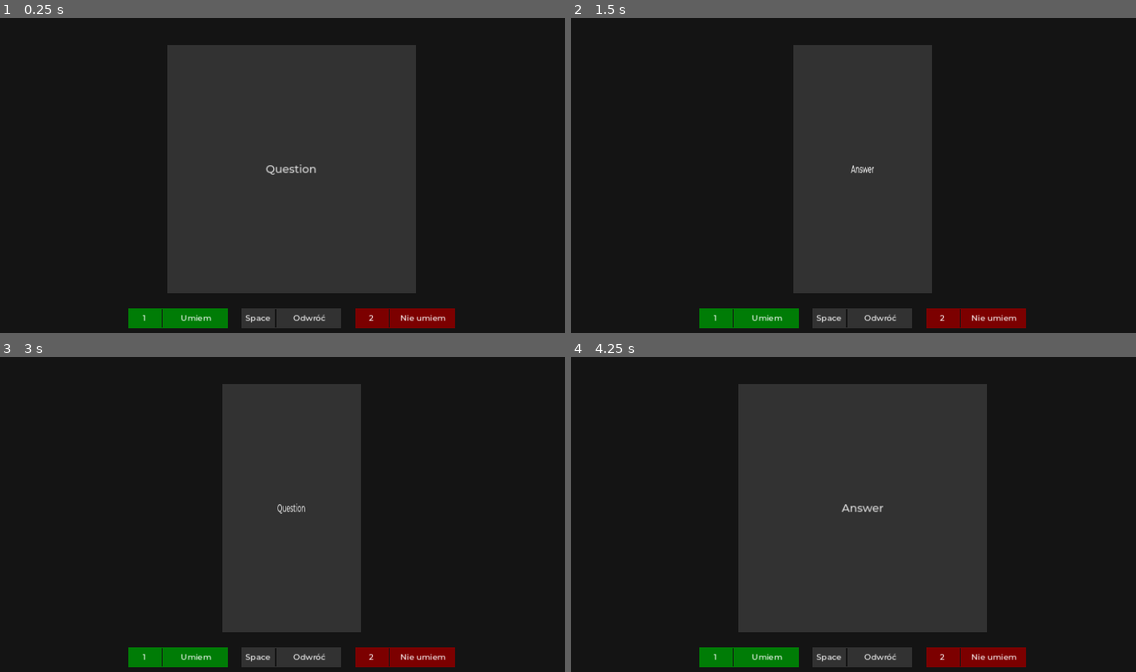
Above: before the commit, frames 1-4 (two rows, left to right).
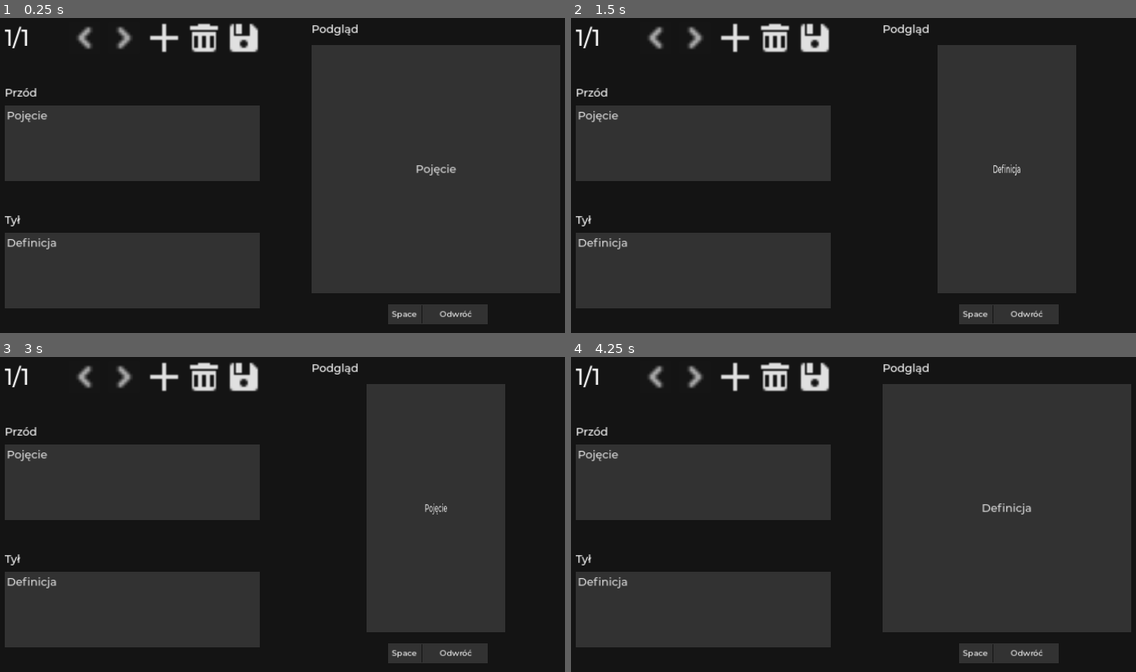
Above: after the commit, the same moments.

Repository: eatablekolas/FiszKit
Game: Godot game, scene res://scenes/editor.tscn
The game is run twice, just before and just after one commit, with the same random seed, the same clock (stepped at 60 frames per second) and the same inputs. Before the commit the project starts from res://main.tscn.
Inputs (mouse positions are in pixels of both pictures, inside the frame that each line leads up to; where the layout moved, square brackets give the same spot in the first picture):
- Up to frame 1 (0.25 s): no input
- Up to frame 2 (1.5 s): click "Question" (after the commit: "Pojęcie") at 0.5 s; click "Answer" (after the commit: "Definicja") at 1.25 s
- Up to frame 3 (3 s): click (163, 375) at 2.02 s; click (440, 653) [293, 656] at 2.75 s
- Up to frame 4 (4.25 s): click (774, 375) at 3.52 s

The runs differ from the first frame. In frame 1, 53% of the frame differs, in the area x 0-100%, y 1-99%; in frame 2, 60%, in the area x 0-90%, y 1-99%; in frame 3, 60%; in frame 4, 53%.

Commit message:
Dodano zaczątek edytora fiszek

Diff:
--- a/fiszka.gd
+++ /dev/null
@@ -1,15 +0,0 @@
-extends Control
-
-@export var anim_player: AnimationPlayer
-
-var on_front: bool = true
-
-func flip():
-	anim_player.play("flip_to_%s" % ("back" if on_front else "front"))
-	on_front = !on_front
-
-func _on_front_pressed():
-	flip()
-
-func _on_back_pressed():
-	flip()
--- /dev/null
+++ b/icons/add.svg
@@ -0,0 +1 @@
+<svg height="16" viewBox="0 0 16 16" width="16" xmlns="http://www.w3.org/2000/svg"><path d="m7 1v6h-6v2h6v6h2v-6h6v-2h-6v-6z" fill="#e0e0e0"/></svg>
--- /dev/null
+++ b/icons/next.svg
@@ -0,0 +1 @@
+<svg height="12" width="12" viewBox="0 0 12 12" xmlns="http://www.w3.org/2000/svg"><path d="m4.5 9 3-3-3-3" fill="none" stroke="#e0e0e0" stroke-linecap="round" stroke-linejoin="round" stroke-width="2"/></svg>
--- /dev/null
+++ b/icons/prev.svg
@@ -0,0 +1 @@
+<svg height="12" width="12" viewBox="0 0 12 12" xmlns="http://www.w3.org/2000/svg"><path d="m7.5 3-3 3 3 3" fill="none" stroke="#e0e0e0" stroke-linecap="round" stroke-linejoin="round" stroke-width="2"/></svg>
--- /dev/null
+++ b/icons/remove.svg
@@ -0,0 +1 @@
+<svg height="16" viewBox="0 0 16 16" width="16" xmlns="http://www.w3.org/2000/svg"><path d="m5 1v1h-4v2h14v-2h-4v-1zm-3 4v8a2 2 0 0 0 2 2h8a2 2 0 0 0 2-2v-8zm1 2h2v6h-2zm4 0h2v6h-2zm4 0h2v6h-2z" fill="#e0e0e0"/></svg>
--- /dev/null
+++ b/icons/save.svg
@@ -0,0 +1 @@
+<svg height="16" viewBox="0 0 16 16" width="16" xmlns="http://www.w3.org/2000/svg"><path d="M3 1a2 2 0 0 0-2 2v10a2 2 0 0 0 2 2h10a2 2 0 0 0 2-2V4l-3-3h-1v6H3zm1 0v5h3V1zm4 8a1 1 0 0 1 0 4 1 1 0 0 1 0-4z" fill="#e0e0e0"/></svg>
--- a/project.godot
+++ b/project.godot
@@ -11,7 +11,7 @@
 [application]
 
 config/name="FiszKit"
-run/main_scene="res://main.tscn"
+run/main_scene="res://scenes/editor.tscn"
 config/features=PackedStringArray("4.2", "GL Compatibility")
 config/icon="res://icon.svg"
 
@@ -24,7 +24,10 @@
 [file_customization]
 
 folder_colors={
-"res://fonts/": "gray"
+"res://fonts/": "gray",
+"res://icons/": "purple",
+"res://scenes/": "green",
+"res://scripts/": "blue"
 }
 
 [input]
--- /dev/null
+++ b/scenes/editor.tscn
@@ -0,0 +1,322 @@
+[gd_scene load_steps=19 format=3 uid="uid://6v7dbpddrhba"]
+
+[ext_resource type="Script" path="res://scripts/editor.gd" id="1_euqyp"]
+[ext_resource type="PackedScene" uid="uid://wqdq214fan6x" path="res://scenes/fiszka.tscn" id="1_gg06g"]
+[ext_resource type="Script" path="res://scripts/manager.gd" id="2_31s6l"]
+[ext_resource type="Texture2D" uid="uid://cmqhxemuw50o1" path="res://icons/remove.svg" id="2_73tn2"]
+[ext_resource type="Theme" uid="uid://6lcuxchomd8x" path="res://theme.tres" id="2_qm7v1"]
+[ext_resource type="FontFile" uid="uid://bley2lrblcl16" path="res://fonts/Montserrat-Medium.ttf" id="3_utxi2"]
+[ext_resource type="Script" path="res://scenes/font_scale.gd" id="4_wa4jv"]
+[ext_resource type="Texture2D" uid="uid://ci5rveg62tkk6" path="res://icons/add.svg" id="4_wp60a"]
+[ext_resource type="Texture2D" uid="uid://d2lefa78exm7r" path="res://icons/next.svg" id="5_05ik5"]
+[ext_resource type="Texture2D" uid="uid://bubvq1a32k1op" path="res://icons/prev.svg" id="6_4w7lg"]
+[ext_resource type="Texture2D" uid="uid://8kc4b0kechur" path="res://icons/save.svg" id="8_hy8bs"]
+
+[sub_resource type="StyleBoxEmpty" id="StyleBoxEmpty_8tmrf"]
+
+[sub_resource type="StyleBoxEmpty" id="StyleBoxEmpty_0gr50"]
+
+[sub_resource type="StyleBoxEmpty" id="StyleBoxEmpty_hfpfs"]
+
+[sub_resource type="StyleBoxEmpty" id="StyleBoxEmpty_gu666"]
+
+[sub_resource type="StyleBoxEmpty" id="StyleBoxEmpty_iws1c"]
+
+[sub_resource type="InputEventKey" id="InputEventKey_u7cbq"]
+device = -1
+keycode = 32
+unicode = 32
+
+[sub_resource type="Shortcut" id="Shortcut_7ykut"]
+events = [SubResource("InputEventKey_u7cbq")]
+
+[node name="UI" type="Control" node_paths=PackedStringArray("manager", "front_text", "back_text", "fiszka")]
+layout_mode = 3
+anchors_preset = 15
+anchor_right = 1.0
+anchor_bottom = 1.0
+grow_horizontal = 2
+grow_vertical = 2
+script = ExtResource("1_euqyp")
+manager = NodePath("Manager")
+front_text = NodePath("EditScreen/Front")
+back_text = NodePath("EditScreen/Back")
+fiszka = NodePath("PreviewScreen/Fiszka")
+
+[node name="Manager" type="Control" parent="."]
+visible = false
+anchors_preset = 0
+offset_right = 40.0
+offset_bottom = 40.0
+script = ExtResource("2_31s6l")
+
+[node name="Background" type="ColorRect" parent="."]
+layout_mode = 1
+anchors_preset = 15
+anchor_right = 1.0
+anchor_bottom = 1.0
+grow_horizontal = 2
+grow_vertical = 2
+color = Color(0.0784314, 0.0784314, 0.0784314, 1)
+
+[node name="EditScreen" type="Control" parent="."]
+layout_mode = 1
+anchors_preset = 9
+anchor_bottom = 1.0
+offset_right = 640.0
+grow_vertical = 2
+
+[node name="Counter" type="Label" parent="EditScreen"]
+layout_mode = 0
+offset_left = 64.0
+offset_top = 64.0
+offset_right = 192.0
+offset_bottom = 128.0
+theme = ExtResource("2_qm7v1")
+theme_override_font_sizes/font_size = 44
+text = "1/1"
+vertical_alignment = 1
+script = ExtResource("4_wa4jv")
+
+[node name="Prev" type="TextureRect" parent="EditScreen"]
+layout_mode = 0
+offset_left = 192.0
+offset_top = 64.0
+offset_right = 256.0
+offset_bottom = 128.0
+texture = ExtResource("6_4w7lg")
+
+[node name="PrevButton" type="Button" parent="EditScreen/Prev"]
+layout_mode = 1
+anchors_preset = 15
+anchor_right = 1.0
+anchor_bottom = 1.0
+grow_horizontal = 2
+grow_vertical = 2
+theme_override_styles/normal = SubResource("StyleBoxEmpty_8tmrf")
+theme_override_styles/hover = SubResource("StyleBoxEmpty_0gr50")
+theme_override_styles/focus = SubResource("StyleBoxEmpty_hfpfs")
+disabled = true
+
+[node name="Next" type="TextureRect" parent="EditScreen"]
+layout_mode = 0
+offset_left = 272.0
+offset_top = 64.0
+offset_right = 336.0
+offset_bottom = 128.0
+texture = ExtResource("5_05ik5")
+
+[node name="NextButton" type="Button" parent="EditScreen/Next"]
+layout_mode = 1
+anchors_preset = 15
+anchor_right = 1.0
+anchor_bottom = 1.0
+grow_horizontal = 2
+grow_vertical = 2
+theme_override_styles/normal = SubResource("StyleBoxEmpty_8tmrf")
+theme_override_styles/hover = SubResource("StyleBoxEmpty_0gr50")
+theme_override_styles/focus = SubResource("StyleBoxEmpty_hfpfs")
+disabled = true
+
+[node name="Add" type="TextureRect" parent="EditScreen"]
+layout_mode = 0
+offset_left = 352.0
+offset_top = 64.0
+offset_right = 416.0
+offset_bottom = 128.0
+texture = ExtResource("4_wp60a")
+
+[node name="AddButton" type="Button" parent="EditScreen/Add"]
+layout_mode = 1
+anchors_preset = 15
+anchor_right = 1.0
+anchor_bottom = 1.0
+grow_horizontal = 2
+grow_vertical = 2
+theme_override_styles/normal = SubResource("StyleBoxEmpty_8tmrf")
+theme_override_styles/hover = SubResource("StyleBoxEmpty_0gr50")
+theme_override_styles/focus = SubResource("StyleBoxEmpty_hfpfs")
+
+[node name="Remove" type="TextureRect" parent="EditScreen"]
+layout_mode = 0
+offset_left = 432.0
+offset_top = 64.0
+offset_right = 496.0
+offset_bottom = 128.0
+texture = ExtResource("2_73tn2")
+
+[node name="RemoveButton" type="Button" parent="EditScreen/Remove"]
+layout_mode = 1
+anchors_preset = 15
+anchor_right = 1.0
+anchor_bottom = 1.0
+grow_horizontal = 2
+grow_vertical = 2
+theme_override_styles/normal = SubResource("StyleBoxEmpty_8tmrf")
+theme_override_styles/hover = SubResource("StyleBoxEmpty_0gr50")
+theme_override_styles/focus = SubResource("StyleBoxEmpty_hfpfs")
+
+[node name="Save" type="TextureRect" parent="EditScreen"]
+layout_mode = 0
+offset_left = 512.0
+offset_top = 64.0
+offset_right = 576.0
+offset_bottom = 128.0
+texture = ExtResource("8_hy8bs")
+
+[node name="SaveButton" type="Button" parent="EditScreen/Save"]
+layout_mode = 1
+anchors_preset = 15
+anchor_right = 1.0
+anchor_bottom = 1.0
+grow_horizontal = 2
+grow_vertical = 2
+theme_override_styles/normal = SubResource("StyleBoxEmpty_8tmrf")
+theme_override_styles/hover = SubResource("StyleBoxEmpty_0gr50")
+theme_override_styles/focus = SubResource("StyleBoxEmpty_hfpfs")
+
+[node name="FrontLabel" type="Label" parent="EditScreen"]
+layout_mode = 0
+offset_left = 64.0
+offset_top = 192.0
+offset_right = 158.0
+offset_bottom = 220.0
+theme = ExtResource("2_qm7v1")
+text = "Przód"
+
+[node name="Front" type="TextEdit" parent="EditScreen"]
+layout_mode = 1
+offset_left = 64.0
+offset_top = 232.0
+offset_right = 576.0
+offset_bottom = 384.0
+theme = ExtResource("2_qm7v1")
+theme_override_colors/background_color = Color(0.196078, 0.196078, 0.196078, 1)
+text = "Pojęcie"
+wrap_mode = 1
+
+[node name="BackLabel" type="Label" parent="EditScreen"]
+layout_mode = 0
+offset_left = 64.0
+offset_top = 448.0
+offset_right = 158.0
+offset_bottom = 476.0
+theme = ExtResource("2_qm7v1")
+text = "Tył"
+
+[node name="Back" type="TextEdit" parent="EditScreen"]
+layout_mode = 1
+offset_left = 64.0
+offset_top = 488.0
+offset_right = 576.0
+offset_bottom = 640.0
+theme = ExtResource("2_qm7v1")
+theme_override_colors/background_color = Color(0.196078, 0.196078, 0.196078, 1)
+text = "Definicja"
+wrap_mode = 1
+
+[node name="PreviewScreen" type="Control" parent="."]
+layout_mode = 1
+anchors_preset = 9
+anchor_bottom = 1.0
+offset_left = 640.0
+offset_right = 1280.0
+grow_vertical = 2
+
+[node name="Label" type="Label" parent="PreviewScreen"]
+layout_mode = 0
+offset_left = 40.0
+offset_top = 64.0
+offset_right = 134.0
+offset_bottom = 92.0
+theme = ExtResource("2_qm7v1")
+text = "Podgląd"
+
+[node name="Fiszka" parent="PreviewScreen" instance=ExtResource("1_gg06g")]
+layout_mode = 1
+anchors_preset = 6
+anchor_left = 1.0
+anchor_top = 0.5
+anchor_right = 1.0
+anchor_bottom = 0.5
+offset_left = -600.0
+offset_top = -250.0
+offset_right = -100.0
+offset_bottom = 250.0
+grow_horizontal = 0
+grow_vertical = 2
+
+[node name="FlipHint" type="ColorRect" parent="PreviewScreen"]
+layout_mode = 1
+anchors_preset = 7
+anchor_left = 0.5
+anchor_top = 1.0
+anchor_right = 0.5
+anchor_bottom = 1.0
+offset_left = -126.0
+offset_top = -88.0
+offset_right = 74.0
+offset_bottom = -48.0
+grow_horizontal = 2
+grow_vertical = 0
+color = Color(0.196078, 0.196078, 0.196078, 1)
+
+[node name="Key" type="Label" parent="PreviewScreen/FlipHint"]
+layout_mode = 1
+anchors_preset = 9
+anchor_bottom = 1.0
+offset_left = 4.0
+offset_top = 8.0
+offset_right = 60.0
+offset_bottom = -8.0
+grow_vertical = 2
+theme_override_fonts/font = ExtResource("3_utxi2")
+text = "Space"
+horizontal_alignment = 1
+vertical_alignment = 1
+
+[node name="Action" type="Label" parent="PreviewScreen/FlipHint"]
+layout_mode = 1
+anchors_preset = 9
+anchor_bottom = 1.0
+offset_left = 76.0
+offset_top = 8.0
+offset_right = 196.0
+offset_bottom = -8.0
+grow_vertical = 2
+theme_override_fonts/font = ExtResource("3_utxi2")
+text = "Odwróć"
+horizontal_alignment = 1
+vertical_alignment = 1
+
+[node name="Border" type="ColorRect" parent="PreviewScreen/FlipHint"]
+layout_mode = 1
+anchors_preset = 13
+anchor_left = 0.5
+anchor_right = 0.5
+anchor_bottom = 1.0
+offset_left = -33.0
+offset_top = 2.0
+offset_right = -31.0
+offset_bottom = -2.0
+grow_horizontal = 2
+grow_vertical = 2
+color = Color(0.0784314, 0.0784314, 0.0784314, 1)
+
+[node name="FlipButton" type="Button" parent="PreviewScreen/FlipHint"]
+layout_mode = 1
+anchors_preset = 15
+anchor_right = 1.0
+anchor_bottom = 1.0
+grow_horizontal = 2
+grow_vertical = 2
+focus_mode = 0
+mouse_default_cursor_shape = 2
+theme_type_variation = &"FlatButton"
+theme_override_styles/normal = SubResource("StyleBoxEmpty_gu666")
+theme_override_styles/focus = SubResource("StyleBoxEmpty_iws1c")
+shortcut = SubResource("Shortcut_7ykut")
+
+[connection signal="text_changed" from="EditScreen/Front" to="." method="_on_front_text_changed"]
+[connection signal="text_changed" from="EditScreen/Back" to="." method="_on_back_text_changed"]
+[connection signal="pressed" from="PreviewScreen/FlipHint/FlipButton" to="." method="_on_flip_button_pressed"]
--- a/fiszka.tscn
+++ b/scenes/fiszka.tscn
@@ -1,7 +1,7 @@
 [gd_scene load_steps=9 format=3 uid="uid://wqdq214fan6x"]
 
 [ext_resource type="FontFile" uid="uid://bley2lrblcl16" path="res://fonts/Montserrat-Medium.ttf" id="1_0dde3"]
-[ext_resource type="Script" path="res://fiszka.gd" id="1_hdrsr"]
+[ext_resource type="Script" path="res://scripts/fiszka.gd" id="1_hdrsr"]
 
 [sub_resource type="Theme" id="Theme_kypju"]
 default_font = ExtResource("1_0dde3")
@@ -9,53 +9,14 @@
 
 [sub_resource type="StyleBoxEmpty" id="StyleBoxEmpty_lvjun"]
 
-[sub_resource type="Animation" id="Animation_kr64l"]
-length = 0.001
-tracks/0/type = "value"
-tracks/0/imported = false
-tracks/0/enabled = true
-tracks/0/path = NodePath("Background:scale")
-tracks/0/interp = 1
-tracks/0/loop_wrap = true
-tracks/0/keys = {
-"times": PackedFloat32Array(0),
-"transitions": PackedFloat32Array(1),
-"update": 0,
-"values": [Vector2(1, 1)]
-}
-tracks/1/type = "value"
-tracks/1/imported = false
-tracks/1/enabled = true
-tracks/1/path = NodePath("Background/Front:visible")
-tracks/1/interp = 1
-tracks/1/loop_wrap = true
-tracks/1/keys = {
-"times": PackedFloat32Array(0),
-"transitions": PackedFloat32Array(1),
-"update": 1,
-"values": [true]
-}
-tracks/2/type = "value"
-tracks/2/imported = false
-tracks/2/enabled = true
-tracks/2/path = NodePath("Background/Back:visible")
-tracks/2/interp = 1
-tracks/2/loop_wrap = true
-tracks/2/keys = {
-"times": PackedFloat32Array(0),
-"transitions": PackedFloat32Array(1),
-"update": 1,
-"values": [false]
-}
-
-[sub_resource type="Animation" id="Animation_vlnal"]
-resource_name = "flip"
+[sub_resource type="Animation" id="Animation_rj2ka"]
+resource_name = "flip_to_back"
 length = 0.5
 step = 0.05
 tracks/0/type = "value"
 tracks/0/imported = false
 tracks/0/enabled = true
-tracks/0/path = NodePath("Background:scale")
+tracks/0/path = NodePath(".:scale")
 tracks/0/interp = 1
 tracks/0/loop_wrap = true
 tracks/0/keys = {
@@ -67,7 +28,7 @@
 tracks/1/type = "value"
 tracks/1/imported = false
 tracks/1/enabled = true
-tracks/1/path = NodePath("Background/Front:visible")
+tracks/1/path = NodePath("Front:visible")
 tracks/1/interp = 1
 tracks/1/loop_wrap = true
 tracks/1/keys = {
@@ -79,7 +40,7 @@
 tracks/2/type = "value"
 tracks/2/imported = false
 tracks/2/enabled = true
-tracks/2/path = NodePath("Background/Back:visible")
+tracks/2/path = NodePath("Back:visible")
 tracks/2/interp = 1
 tracks/2/loop_wrap = true
 tracks/2/keys = {
@@ -89,14 +50,53 @@
 "values": [false, true]
 }
 
-[sub_resource type="Animation" id="Animation_mycwa"]
+[sub_resource type="Animation" id="Animation_wx6yg"]
+length = 0.001
+tracks/0/type = "value"
+tracks/0/imported = false
+tracks/0/enabled = true
+tracks/0/path = NodePath("Front:visible")
+tracks/0/interp = 1
+tracks/0/loop_wrap = true
+tracks/0/keys = {
+"times": PackedFloat32Array(0),
+"transitions": PackedFloat32Array(1),
+"update": 1,
+"values": [true]
+}
+tracks/1/type = "value"
+tracks/1/imported = false
+tracks/1/enabled = true
+tracks/1/path = NodePath("Back:visible")
+tracks/1/interp = 1
+tracks/1/loop_wrap = true
+tracks/1/keys = {
+"times": PackedFloat32Array(0),
+"transitions": PackedFloat32Array(1),
+"update": 1,
+"values": [false]
+}
+tracks/2/type = "value"
+tracks/2/imported = false
+tracks/2/enabled = true
+tracks/2/path = NodePath(".:scale")
+tracks/2/interp = 1
+tracks/2/loop_wrap = true
+tracks/2/keys = {
+"times": PackedFloat32Array(0),
+"transitions": PackedFloat32Array(1),
+"update": 0,
+"values": [Vector2(1, 1)]
+}
+
+[sub_resource type="Animation" id="Animation_pbngj"]
 resource_name = "flip_to_front"
 length = 0.5
 step = 0.05
 tracks/0/type = "value"
 tracks/0/imported = false
 tracks/0/enabled = true
-tracks/0/path = NodePath("Background:scale")
+tracks/0/path = NodePath(".:scale")
 tracks/0/interp = 1
 tracks/0/loop_wrap = true
 tracks/0/keys = {
@@ -108,7 +108,7 @@
 tracks/1/type = "value"
 tracks/1/imported = false
 tracks/1/enabled = true
-tracks/1/path = NodePath("Background/Front:visible")
+tracks/1/path = NodePath("Front:visible")
 tracks/1/interp = 1
 tracks/1/loop_wrap = true
 tracks/1/keys = {
@@ -120,7 +120,7 @@
 tracks/2/type = "value"
 tracks/2/imported = false
 tracks/2/enabled = true
-tracks/2/path = NodePath("Background/Back:visible")
+tracks/2/path = NodePath("Back:visible")
 tracks/2/interp = 1
 tracks/2/loop_wrap = true
 tracks/2/keys = {
@@ -130,45 +130,32 @@
 "values": [true, false]
 }
 
-[sub_resource type="AnimationLibrary" id="AnimationLibrary_u7eym"]
+[sub_resource type="AnimationLibrary" id="AnimationLibrary_a8ubj"]
 _data = {
-"RESET": SubResource("Animation_kr64l"),
-"flip_to_back": SubResource("Animation_vlnal"),
-"flip_to_front": SubResource("Animation_mycwa")
+"RESET": SubResource("Animation_wx6yg"),
+"flip_to_back": SubResource("Animation_rj2ka"),
+"flip_to_front": SubResource("Animation_pbngj")
 }
 
-[node name="Fiszka" type="Control" node_paths=PackedStringArray("anim_player")]
-layout_mode = 3
-anchors_preset = 15
-anchor_right = 1.0
-anchor_bottom = 1.0
-grow_horizontal = 2
-grow_vertical = 2
+[node name="Fiszka" type="ColorRect" node_paths=PackedStringArray("front", "back", "anim_player")]
+offset_right = 512.0
+offset_bottom = 512.0
+pivot_offset = Vector2(250, 250)
+color = Color(0.196078, 0.196078, 0.196078, 1)
 script = ExtResource("1_hdrsr")
+front = NodePath("Front")
+back = NodePath("Back")
 anim_player = NodePath("AnimationPlayer")
 
-[node name="Background" type="ColorRect" parent="."]
-layout_mode = 1
-anchors_preset = 8
-anchor_left = 0.5
-anchor_top = 0.5
-anchor_right = 0.5
-anchor_bottom = 0.5
-offset_left = -250.0
-offset_top = -250.0
-offset_right = 250.0
-offset_bottom = 250.0
-grow_horizontal = 2
-grow_vertical = 2
-pivot_offset = Vector2(250, 250)
-color = Color(0.196078, 0.196078, 0.196078, 1)
-
-[node name="Front" type="Button" parent="Background"]
-z_index = 1
+[node name="Front" type="Button" parent="."]
 layout_mode = 1
 anchors_preset = 15
 anchor_right = 1.0
 anchor_bottom = 1.0
+offset_left = 32.0
+offset_top = 32.0
+offset_right = -32.0
+offset_bottom = -32.0
 grow_horizontal = 2
 grow_vertical = 2
 mouse_default_cursor_shape = 2
@@ -178,14 +165,18 @@
 theme_override_styles/pressed = SubResource("StyleBoxEmpty_lvjun")
 theme_override_styles/disabled = SubResource("StyleBoxEmpty_lvjun")
 theme_override_styles/focus = SubResource("StyleBoxEmpty_lvjun")
-text = "Question"
+text = "Pojęcie"
 
-[node name="Back" type="Button" parent="Background"]
+[node name="Back" type="Button" parent="."]
 visible = false
 layout_mode = 1
 anchors_preset = 15
 anchor_right = 1.0
 anchor_bottom = 1.0
+offset_left = 32.0
+offset_top = 32.0
+offset_right = -32.0
+offset_bottom = -32.0
 grow_horizontal = 2
 grow_vertical = 2
 mouse_default_cursor_shape = 2
@@ -195,13 +186,12 @@
 theme_override_styles/pressed = SubResource("StyleBoxEmpty_lvjun")
 theme_override_styles/disabled = SubResource("StyleBoxEmpty_lvjun")
 theme_override_styles/focus = SubResource("StyleBoxEmpty_lvjun")
-text = "Answer"
+text = "Definicja"
 
 [node name="AnimationPlayer" type="AnimationPlayer" parent="."]
 libraries = {
-"": SubResource("AnimationLibrary_u7eym")
+"": SubResource("AnimationLibrary_a8ubj")
 }
 
-[connection signal="pressed" from="Background/Front" to="." method="_on_front_pressed"]
-[connection signal="pressed" from="Background/Back" to="." method="_on_back_pressed"]
-[connection signal="animation_finished" from="AnimationPlayer" to="." method="_on_animation_player_animation_finished"]
+[connection signal="pressed" from="Front" to="." method="_on_front_pressed"]
+[connection signal="pressed" from="Back" to="." method="_on_back_pressed"]
--- /dev/null
+++ b/scenes/font_scale.gd
@@ -0,0 +1,20 @@
+extends Label
+
+@export var min_font_size: int = 1
+@export var max_len: int = 5
+
+var default_font_size: int
+
+func _ready():
+	default_font_size = get_theme_font_size("font_size")
+
+func update_font_size():
+	var text_len: int = len(text)
+
+	if text_len <= max_len:
+		add_theme_font_size_override("font_size", default_font_size)
+		return
+
+	var new_font_size: int = (float(max_len) / text_len) * default_font_size
+	new_font_size = min_font_size if new_font_size < min_font_size else new_font_size
+	add_theme_font_size_override("font_size", new_font_size)
--- a/main.tscn
+++ b/scenes/viewer.tscn
@@ -1,8 +1,8 @@
 [gd_scene load_steps=14 format=3 uid="uid://ce0mdojao4bet"]
 
-[ext_resource type="Script" path="res://main.gd" id="1_2mwkd"]
-[ext_resource type="PackedScene" uid="uid://wqdq214fan6x" path="res://fiszka.tscn" id="1_on7q1"]
-[ext_resource type="FontFile" uid="uid://bley2lrblcl16" path="res://fonts/Montserrat-Medium.ttf" id="3_iiand"]
+[ext_resource type="Script" path="res://scripts/viewer.gd" id="1_yr1bk"]
+[ext_resource type="PackedScene" uid="uid://wqdq214fan6x" path="res://scenes/fiszka.tscn" id="2_fgtpl"]
+[ext_resource type="FontFile" uid="uid://bley2lrblcl16" path="res://fonts/Montserrat-Medium.ttf" id="3_nybe1"]
 
 [sub_resource type="StyleBoxEmpty" id="StyleBoxEmpty_7to8b"]
 
@@ -49,7 +49,7 @@
 anchor_bottom = 1.0
 grow_horizontal = 2
 grow_vertical = 2
-script = ExtResource("1_2mwkd")
+script = ExtResource("1_yr1bk")
 fiszka = NodePath("Fiszka")
 
 [node name="Background" type="ColorRect" parent="."]
@@ -61,8 +61,19 @@
 grow_vertical = 2
 color = Color(0.0784314, 0.0784314, 0.0784314, 1)
 
-[node name="Fiszka" parent="." instance=ExtResource("1_on7q1")]
-layout_mode = 1
+[node name="Fiszka" parent="." instance=ExtResource("2_fgtpl")]
+layout_mode = 1
+anchors_preset = 8
+anchor_left = 0.5
+anchor_top = 0.5
+anchor_right = 0.5
+anchor_bottom = 0.5
+offset_left = -250.0
+offset_top = -250.0
+offset_right = 250.0
+offset_bottom = 250.0
+grow_horizontal = 2
+grow_vertical = 2
 
 [node name="FlipHint" type="ColorRect" parent="."]
 layout_mode = 1
--- /dev/null
+++ b/scripts/editor.gd
@@ -0,0 +1,13 @@
+extends "res://scripts/viewer.gd"
+
+@export var manager: Control
+@export var front_text: TextEdit
+@export var back_text: TextEdit
+
+func _on_front_text_changed():
+	fiszka.change_text(true, front_text.text)
+	manager.update(true, front_text.text)
+
+func _on_back_text_changed():
+	fiszka.change_text(false, back_text.text)
+	manager.update(false, back_text.text)
--- /dev/null
+++ b/scripts/fiszka.gd
@@ -0,0 +1,23 @@
+extends Control
+
+@export var front: Button
+@export var back: Button
+@export var anim_player: AnimationPlayer
+
+var is_front: bool = true
+
+func flip():
+	anim_player.play("flip_to_%s" % ("back" if is_front else "front"))
+	is_front = !is_front
+
+func _on_front_pressed():
+	flip()
+
+func _on_back_pressed():
+	flip()
+
+func change_text(on_front: bool, text: String):
+	if (on_front):
+		front.text = text
+	else:
+		back.text = text
--- /dev/null
+++ b/scripts/manager.gd
@@ -0,0 +1,17 @@
+extends Control
+
+class Fiszka:
+	var front: String
+	var back: String
+
+	func _init(front: String, back: String):
+		self.front = front
+		self.back = back
+
+var fiszka_data: Fiszka = Fiszka.new("Pojęcie", "Definicja")
+
+func update(on_front: bool, text: String):
+	if on_front:
+		fiszka_data.front = text
+	else:
+		fiszka_data.back = text
--- /dev/null
+++ b/theme.tres
@@ -0,0 +1,7 @@
+[gd_resource type="Theme" load_steps=2 format=3 uid="uid://6lcuxchomd8x"]
+
+[ext_resource type="FontFile" uid="uid://bley2lrblcl16" path="res://fonts/Montserrat-Medium.ttf" id="1_8y328"]
+
+[resource]
+default_font = ExtResource("1_8y328")
+default_font_size = 22
Not shown, added: icons/add.svg.import
Not shown, added: icons/next.svg.import
Not shown, added: icons/prev.svg.import
Not shown, added: icons/remove.svg.import
Not shown, added: icons/save.svg.import
Not shown: 6 places in scenes/viewer.tscn that only renumber resources
Renamed: main.gd -> scripts/viewer.gd
